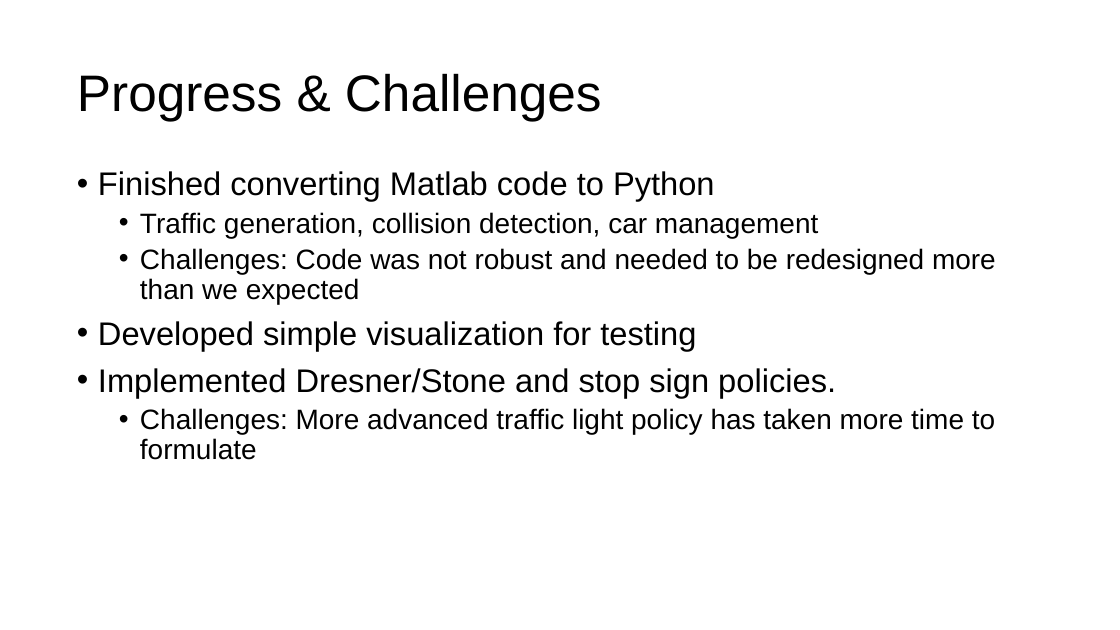
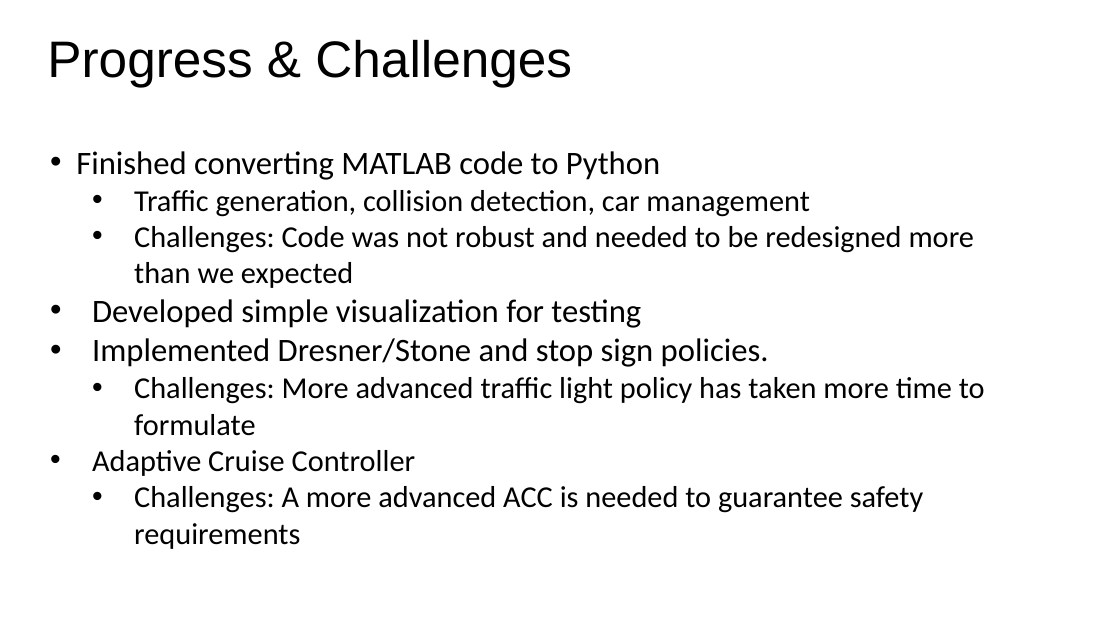
Before and after one commit to adfayed/aim_ros, a slide deck: slide 3 of Project Progress.pptx. Drawn at 1120x630 pixels with LibreOffice and Linux fonts; fonts in the diff are those of the drawing. Boxes give left, top, right and bottom in pixels: in the first picture for what was removed or moved away, otherwise in the second. Text is boxed around its words. In the diff, an @@ line names an element or a change of style, - is before the commit and + after.

```diff
--- a/Project Progress.pptx
+++ b/Project Progress.pptx
@@ title "Progress & Challenges": place and size @@
-title "Progress & Challenges" at (77,73,602,121)
+title "Progress & Challenges" at (47,39,572,87)
@@ text "Finished converting MATLAB code to ...": place and size @@
-text "Finished converting MATLAB code to ..." at (98,171,996,460)
+text "Finished converting MATLAB code to ..." at (76,151,985,549)
@@ text at (76,151,660,180): text changed; font Arial to Calibri @@
-• Finished converting Matlab code to Python
+• Finished converting MATLAB code to Python
@@ text at (92,190,985,436): size 24 to 26 pt in "Traffic generation, collision detection, car management", "Challenges: Code was not robust and needed ...", "Challenges: More advanced traffic light policy has ..."; font Arial to Calibri in "Traffic generation, collision detection, car management", "Challenges: Code was not robust and needed ...", "Developed simple visualization for testing", "Implemented Dresner/Stone and stop sign policies." and 1 more places; list level 2 to 3 in "Traffic generation, collision detection, car ..."; line spacing 0.9 to 1; list level 2 to 3 in "Challenges: Code was not robust ..."; list level 1 to 2 in "Developed simple visualization for testing"; list level 1 to 2 in "Implemented Dresner/Stone and stop sign ..."; list level 2 to 3 in "Challenges: More advanced traffic light ..." @@
@@ text at (92,450,924,549): paragraphs added @@
+  • Adaptive Cruise Controller
+    • Challenges: A more advanced ACC is needed to guarantee safety requirements
```
Also in this commit, not shown: 2 other slides changed, 1 other file.
